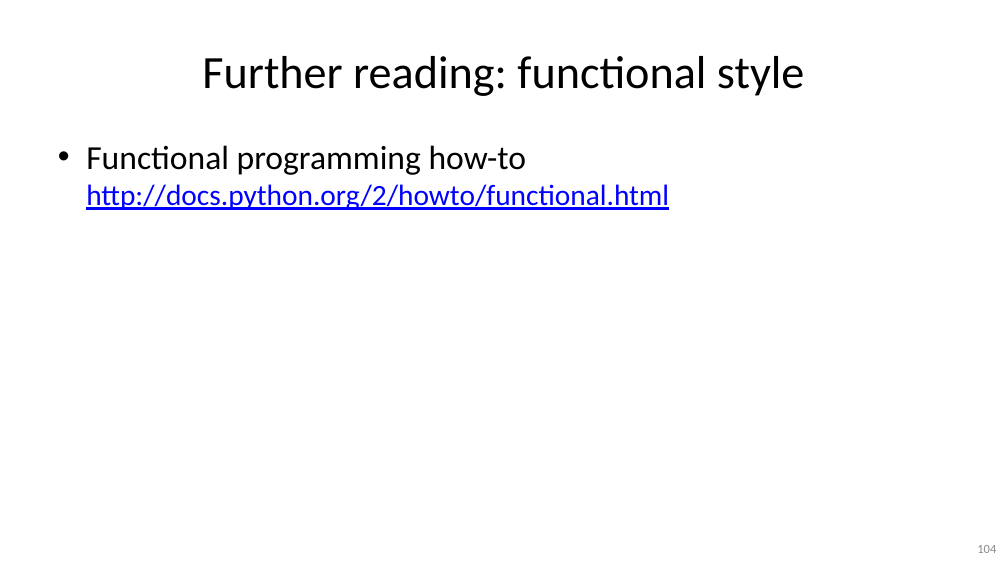
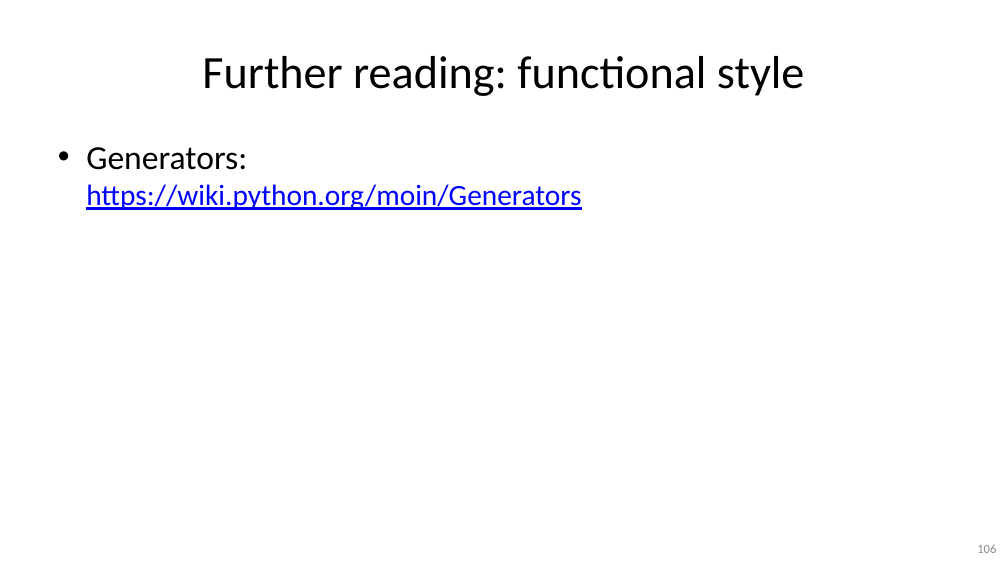
Before and after one commit to gjbex/Python-for-programmers, a slide deck: slide 106 of python_for_programmers.pptx (slide 104 before the commit). Drawn at 1008x567 pixels with LibreOffice and Linux fonts; fonts in the diff are those of the drawing. Boxes give left, top, right and bottom in pixels: in the first picture for what was removed or moved away, otherwise in the second. Text is boxed around its words. In the diff, an @@ line names an element or a change of style, - is before the commit and + after.

```diff
--- a/python_for_programmers.pptx
+++ b/python_for_programmers.pptx
@@ text at (86, 147, 581, 210): text changed @@
-• Functional programming how-to
-  http://docs.python.org/2/howto/functional.html
+• Generators:
+  https://wiki.python.org/moin/Generators
```
Also in this commit, not shown: 16 other slides changed, 2 slides added.
